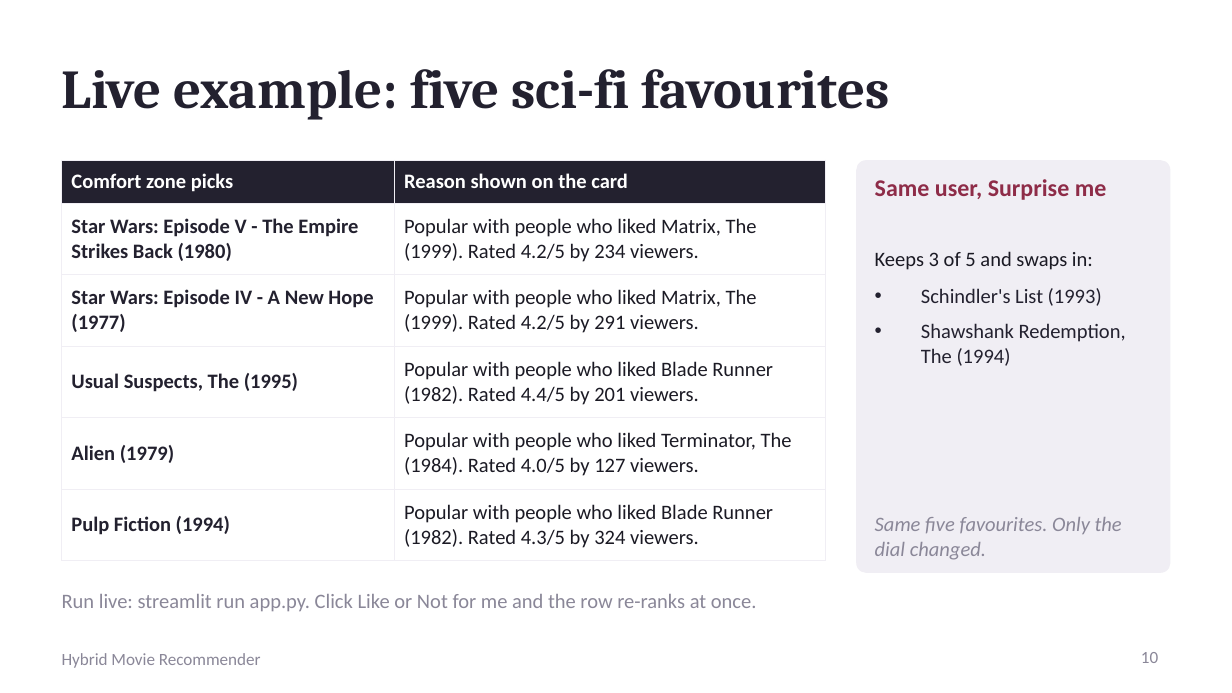
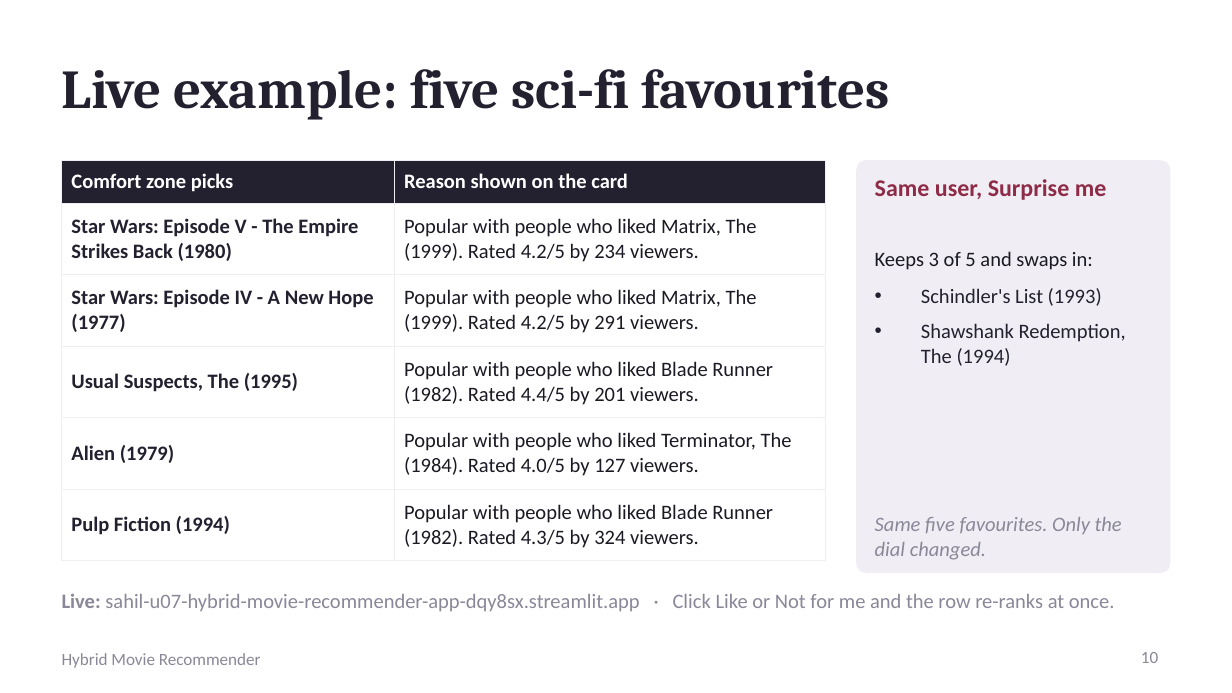
Before and after one commit to Sahil-u07/hybrid-movie-recommender, a slide deck: slide 10 of deck/Hybrid_Movie_Recommender.pptx. Drawn at 1232x693 pixels with LibreOffice and Linux fonts; fonts in the diff are those of the drawing. Boxes give left, top, right and bottom in pixels: in the first picture for what was removed or moved away, otherwise in the second. Text is boxed around its words. In the diff, an @@ line names an element or a change of style, - is before the commit and + after.

Commit message:
Add report as docx and pdf, put the live link on the deck

```diff
--- a/deck/Hybrid_Movie_Recommender.pptx
+++ b/deck/Hybrid_Movie_Recommender.pptx
@@ text at (62, 593, 1115, 611): text changed @@
-Run live: streamlit run app.py. Click Like or Not for me and the row re-ranks at once.
+Live: sahil-u07-hybrid-movie-recommender-app-dqy8sx.streamlit.app · Click Like or Not for me and the row re-ranks at once.
```
Also in this commit, not shown: 1 other slide changed, 3 other files.
